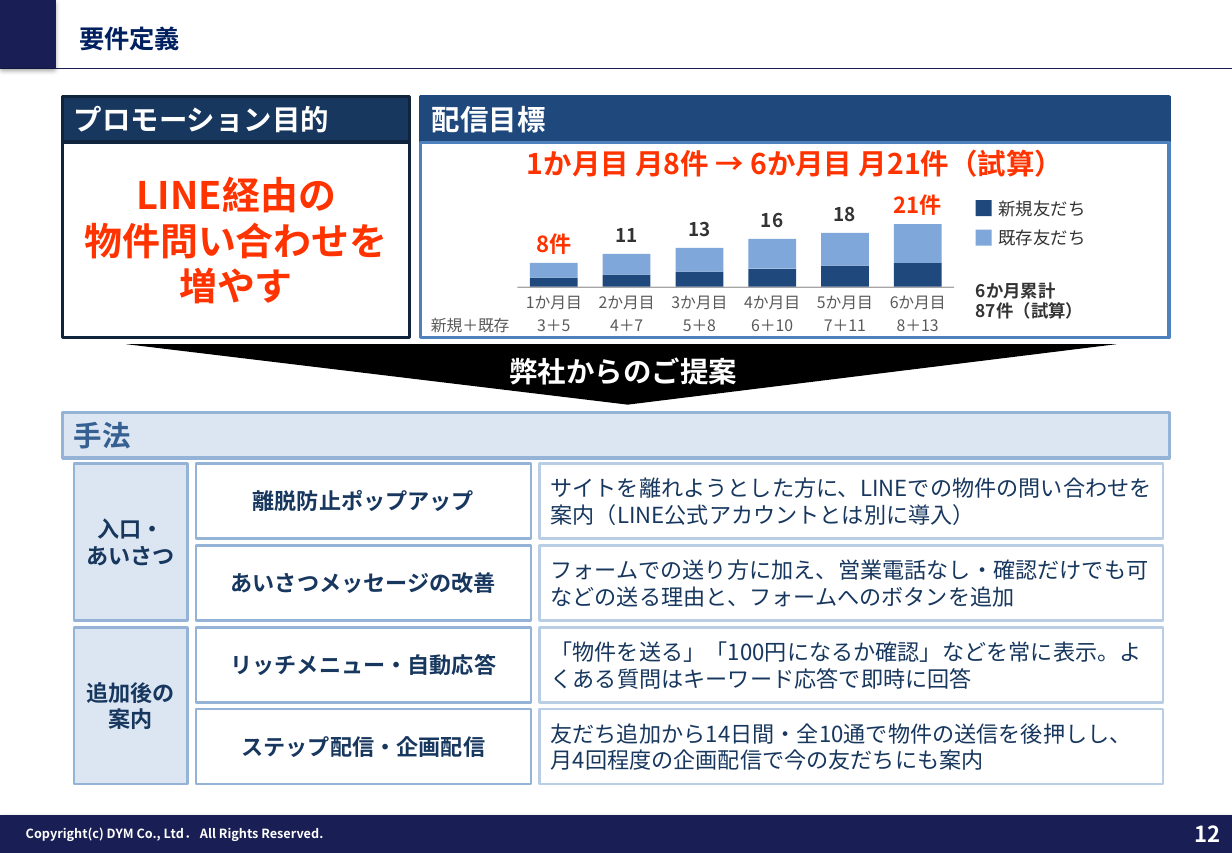
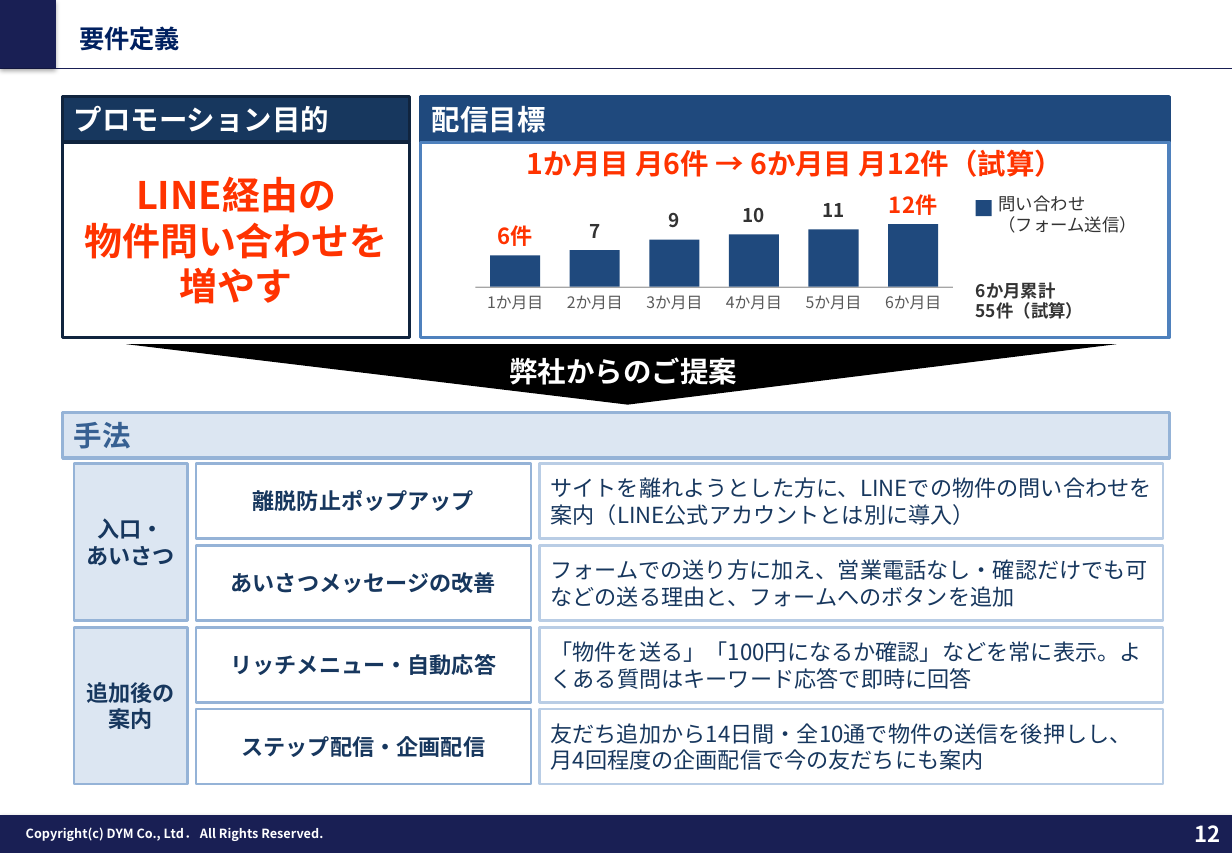
Before and after one commit to tonomura-r-dev/folder, a slide deck: slide 12 of 202610_株式会社あらうち御中_LINE公式アカウント運用のご提案_v9.pptx. Drawn at 1232x853 pixels with LibreOffice and Linux fonts; fonts in the diff are those of the drawing; background and template pictures are left out. Boxes give left, top, right and bottom in pixels: in the first picture for what was removed or moved away, otherwise in the second. Text is boxed around its words. In the diff, an @@ line names an element or a change of style, - is before the commit and + after.

```diff
--- a/202610_株式会社あらうち御中_LINE公式アカウント運用のご提案_v9.pptx
+++ b/202610_株式会社あらうち御中_LINE公式アカウント運用のご提案_v9.pptx
@@ text in rectangle at box(527, 149, 1063, 177): text changed @@
-1か月目 月8件 → 6か月目 月21件（試算）
+1か月目 月6件 → 6か月目 月12件（試算）
@@ text at box(743, 207, 765, 223): text changed; size 10 to 12 pt; text colour #595959 to #333333; bold on @@
-6＋10
+10
@@ text "11": place and size @@
-text "11" at box(615, 228, 637, 242)
+text "11" at box(822, 203, 844, 217)
@@ group added at box(498, 194, 1137, 246): 4 texts @@
+6件
+9
+12件
+問い合わせ
+（フォーム送信）
@@ text at box(589, 224, 600, 238): text changed; size 10 to 12 pt; text colour #595959 to #333333; bold on @@
-4＋7
+7
@@ rectangle: place and size @@
-rectangle at box(676, 272, 724, 287)
+rectangle at box(729, 234, 779, 287)
@@ rectangle: place and size @@
-rectangle at box(821, 266, 869, 287)
+rectangle at box(809, 230, 859, 287)
@@ rectangle: place and size @@
-rectangle at box(749, 268, 796, 287)
+rectangle at box(888, 224, 939, 287)
@@ group removed at box(431, 194, 1085, 333): 12 texts, 7 rectangles @@
-8件
-3＋5
-13
-5＋8
-16
-18
-7＋11
-21件
-8＋13
-新規＋既存
-新規友だち
-既存友だち
@@ rectangle: place and size @@
-rectangle at box(530, 278, 578, 287)
+rectangle at box(490, 256, 540, 288)
@@ rectangle: place and size @@
-rectangle at box(603, 275, 651, 287)
+rectangle at box(570, 250, 620, 287)
@@ rectangle: place and size @@
-rectangle at box(603, 254, 651, 274)
+rectangle at box(650, 240, 700, 287)
@@ rectangle at box(650, 240, 700, 287): fill #7FA7D9 to #1F497D @@
@@ rectangle: place and size @@
-rectangle at box(518, 287, 954, 288)
+rectangle at box(476, 287, 953, 288)
@@ text "1か月目": place and size @@
-text "1か月目" at box(526, 295, 582, 309)
+text "1か月目" at box(487, 295, 543, 309)
@@ text "2か月目": place and size @@
-text "2か月目" at box(599, 295, 655, 309)
+text "2か月目" at box(567, 295, 623, 309)
@@ text "3か月目": place and size @@
-text "3か月目" at box(671, 295, 727, 309)
+text "3か月目" at box(646, 295, 702, 309)
@@ text "4か月目": place and size @@
-text "4か月目" at box(744, 295, 800, 309)
+text "4か月目" at box(726, 295, 782, 309)
@@ text "5か月目": place and size @@
-text "5か月目" at box(817, 295, 873, 309)
+text "5か月目" at box(806, 295, 862, 309)
@@ text "6か月目": place and size @@
-text "6か月目" at box(890, 295, 946, 309)
+text "6か月目" at box(885, 295, 941, 309)
@@ text at box(976, 302, 1084, 319): text changed @@
-87件（試算）
+55件（試算）
```
Also in this commit, not shown: 4 other slides changed, 6 other files.
